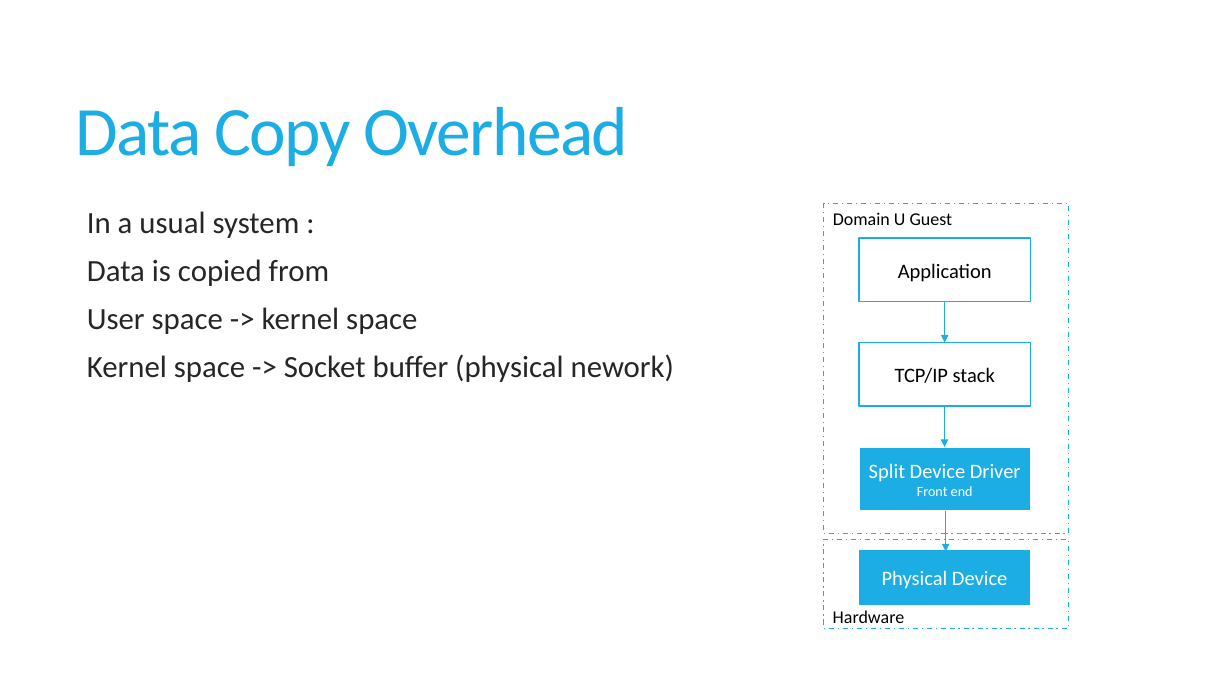
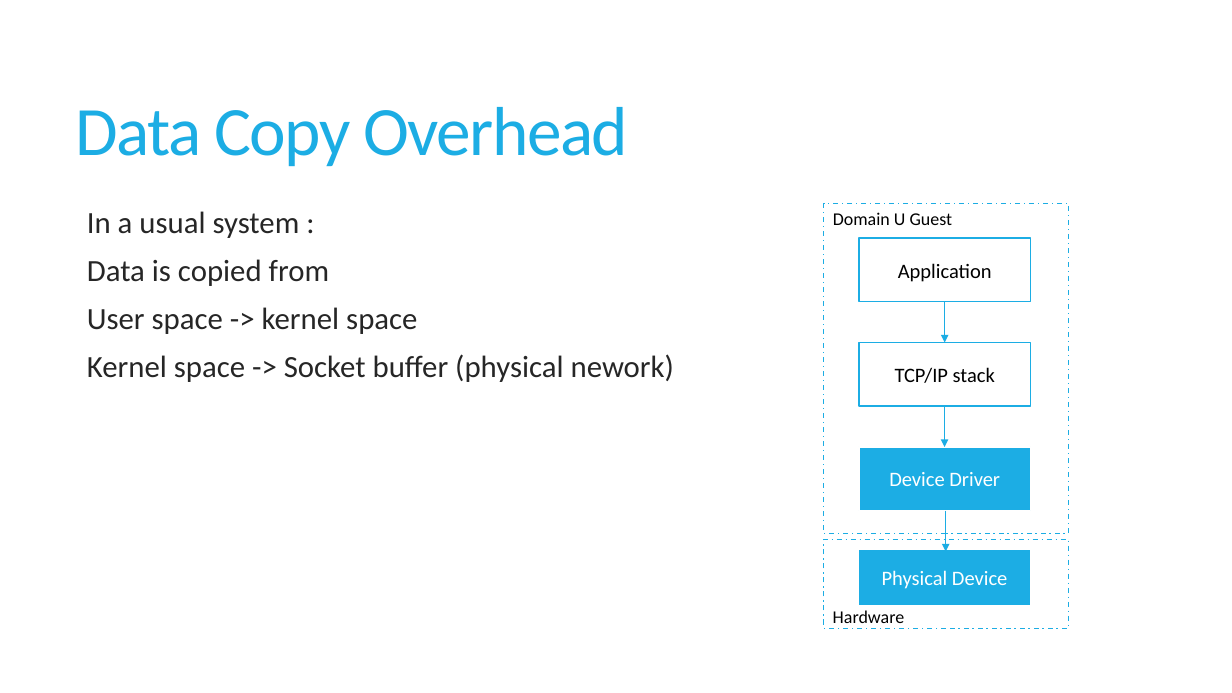
Before and after one commit to sushirol/Isolated-Driver-Domain, a slide deck: slide 18 of doc/presentation/IDDR.pptx (slide 12 before the commit). Drawn at 1232x693 pixels with LibreOffice and Linux fonts; fonts in the diff are those of the drawing. Boxes give left, top, right and bottom in pixels: in the first picture for what was removed or moved away, otherwise in the second. Text is boxed around its words. In the diff, an @@ line names an element or a change of style, - is before the commit and + after.

```diff
--- a/doc/presentation/IDDR.pptx
+++ b/doc/presentation/IDDR.pptx
@@ text in rectangle at (889,472,1000,486): text changed @@
-Split Device Driver
-Front end
+Device Driver
```
Also in this commit, not shown: 2 other slides changed, 2 slides added, 10 slides removed.
